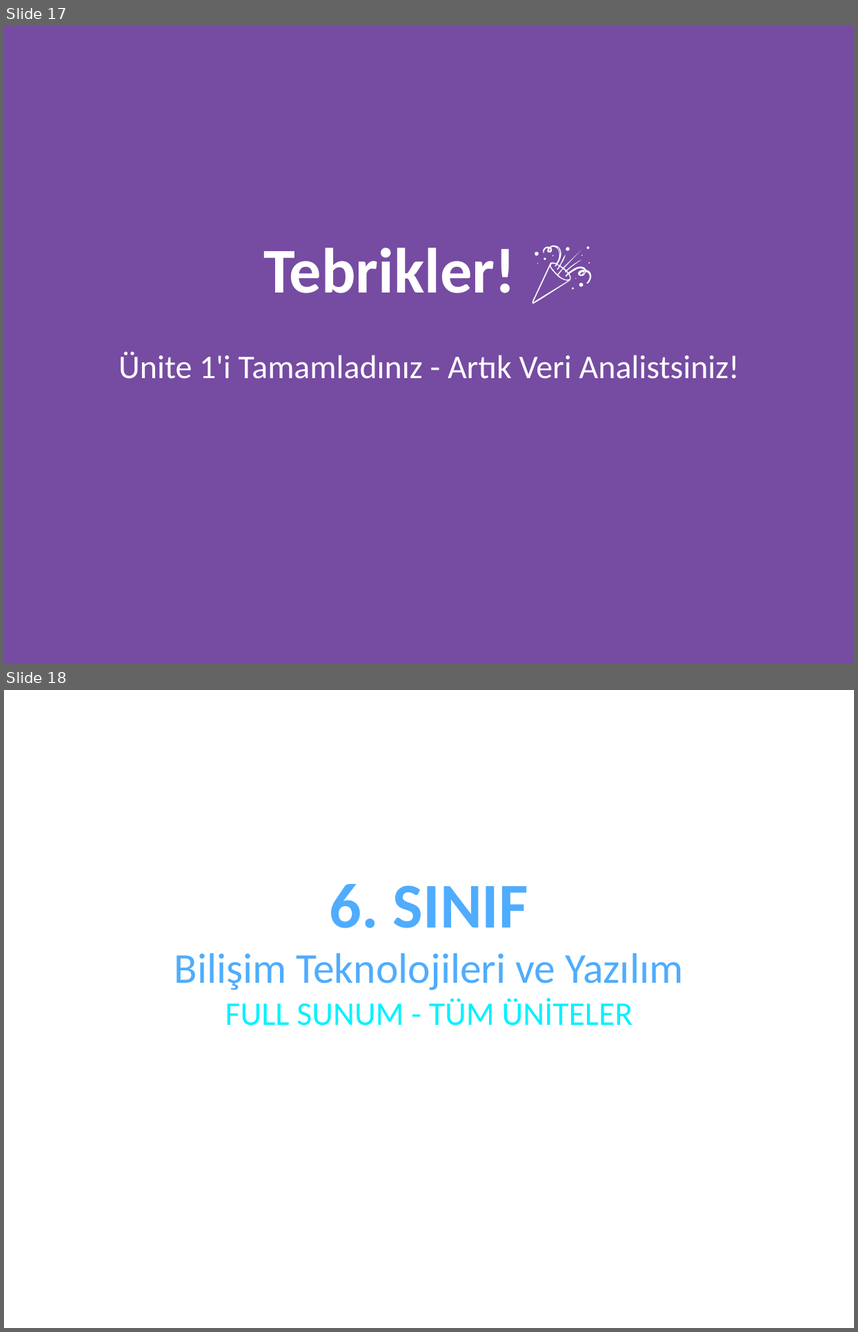
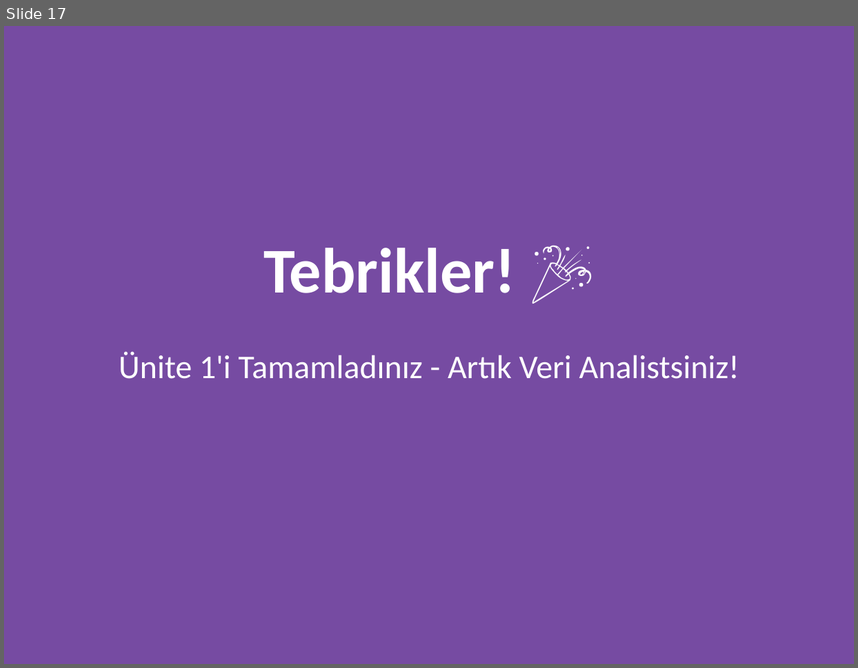
Before and after one commit to fikirkasi-arch/BST, a slide deck: sunumlar/6-SINIF-FULL-SUNUM-DETAYLI.pptx. Shown one above the other, each under a label of ours: slides 17 and 18 before the commit, slide 17 after it. The pictures are 858x1332 and 858x668 pixels, drawn with LibreOffice and Linux fonts; fonts in the diff are those of the drawing. Boxes give left, top, right and bottom in pixels: in the first picture for what was removed or moved away, otherwise in the second. Text is boxed around its words. In the diff, an @@ line names an element or a change of style, - is before the commit and + after.

```diff
--- a/sunumlar/6-SINIF-FULL-SUNUM-DETAYLI.pptx
+++ b/sunumlar/6-SINIF-FULL-SUNUM-DETAYLI.pptx
@@ slide 18 removed at [4, 690, 854, 1328], background #FFFFFF @@
@@ text removed at [174, 884, 683, 1025] @@
-6. SINIF
-Bilişim Teknolojileri ve Yazılım
-FULL SUNUM - TÜM ÜNİTELER
```
Also in this commit, not shown: 9 slides changed, 1 other file.
